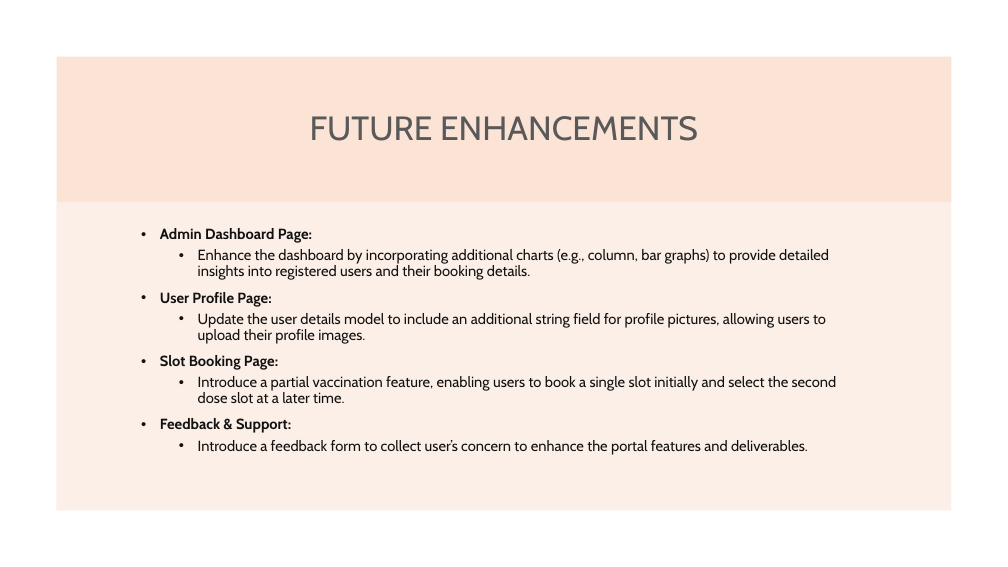
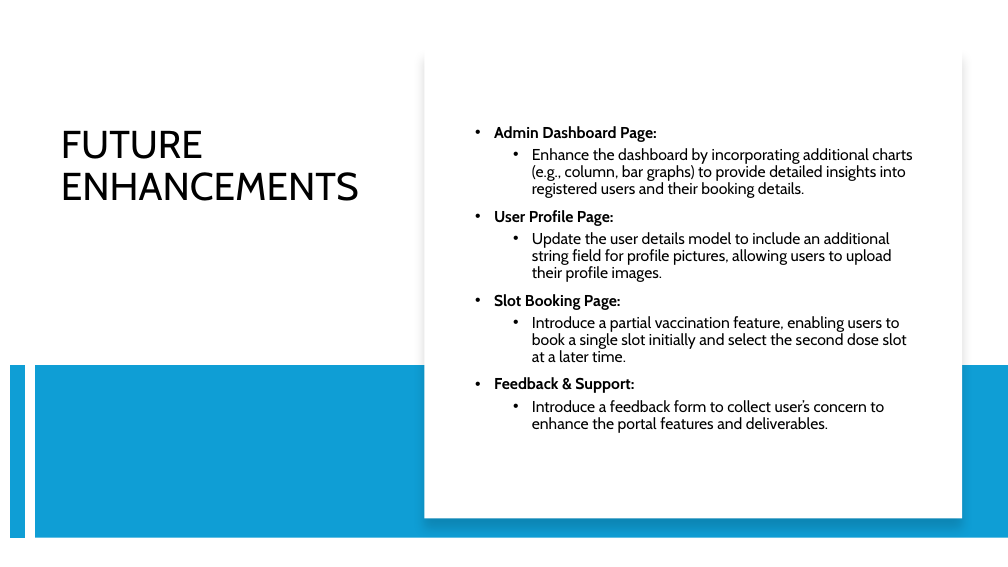
Before and after one commit to lookinfome/VaxTrack_v1.0.0, a slide deck: slide 20 of Vax Track V1 - Beta.pptx. Drawn at 1008x567 pixels with LibreOffice and Linux fonts; fonts in the diff are those of the drawing. Boxes give left, top, right and bottom in pixels: in the first picture for what was removed or moved away, otherwise in the second. Text is boxed around its words. In the diff, an @@ line names an element or a change of style, - is before the commit and + after.

```diff
--- a/Vax Track V1 - Beta.pptx
+++ b/Vax Track V1 - Beta.pptx
@@ rectangle removed at [57,57,951,202] @@
@@ rectangle added at [424,48,962,518], fill #FFFFFF @@
@@ title "FUTURE ENHANCEMENTS": place and size @@
-title "FUTURE ENHANCEMENTS" at [310,116,698,141]
+title "FUTURE ENHANCEMENTS" at [61,130,359,201]
@@ title "FUTURE ENHANCEMENTS" at [61,130,359,201]: size 32 to 37 pt, text colour #595959 to #000000; alignment centre to left; vertical alignment middle to top @@
@@ text "Admin Dashboard Page:": place and size @@
-text "Admin Dashboard Page:" at [160,228,837,455]
+text "Admin Dashboard Page:" at [494,126,912,433]
@@ text "Admin Dashboard Page:" at [494,126,912,433]: size 14 to 15 pt, text colour #111111 to #000000 @@
@@ rectangle removed at [57,202,952,510] @@
@@ line added from (17, 365) to (17, 538), #0F9ED5 14 pt @@
@@ rectangle added at [35,365,1008,538], fill #0F9ED5 @@
```
Also in this commit, not shown: 20 other slides changed.
